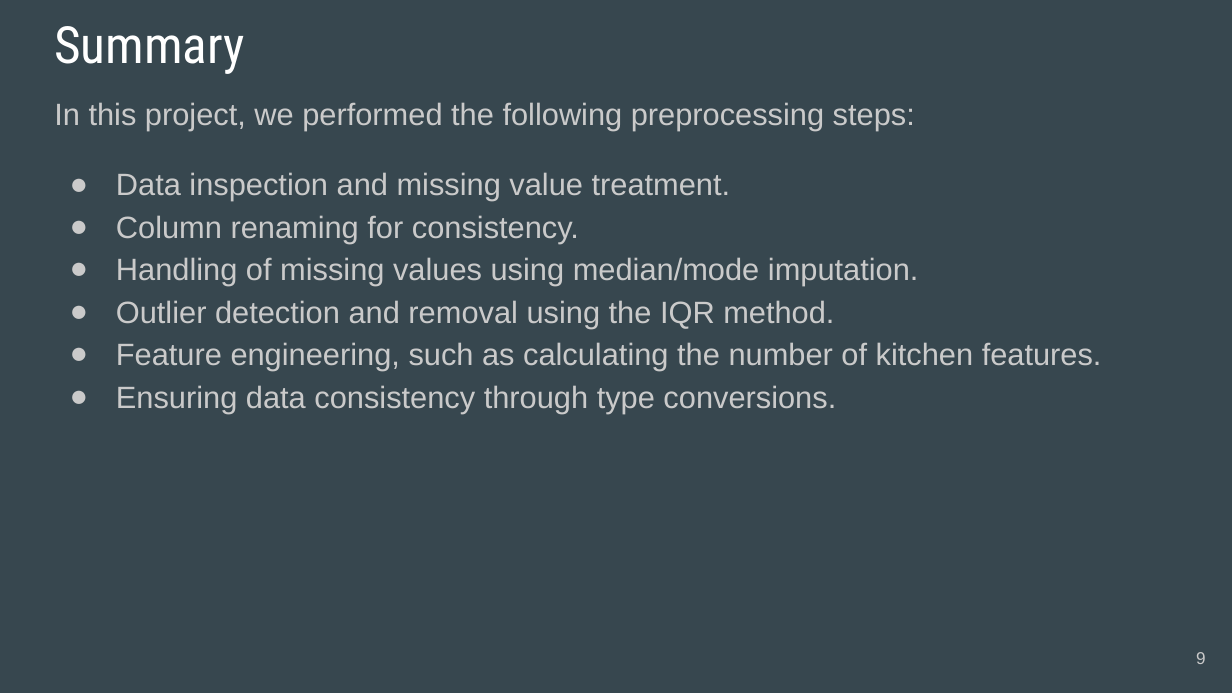
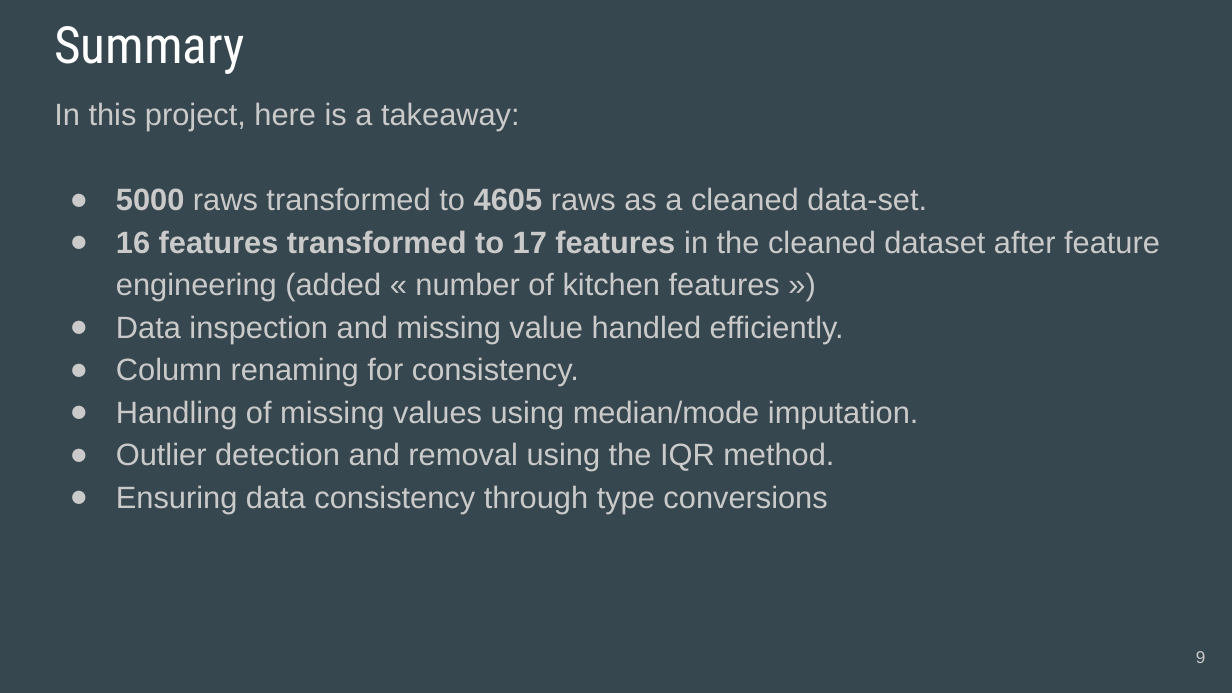
Before and after one commit to NyoYoAB/housingData_EDA, a slide deck: slide 9 of eda_presentation.pptx. Drawn at 1232x693 pixels with LibreOffice and Linux fonts; fonts in the diff are those of the drawing. Boxes give left, top, right and bottom in pixels: in the first picture for what was removed or moved away, otherwise in the second. Text is boxed around its words. In the diff, an @@ line names an element or a change of style, - is before the commit and + after.

Commit message:
Adding a project summary

```diff
--- a/eda_presentation.pptx
+++ b/eda_presentation.pptx
@@ text at [54,102,1160,343]: text changed @@
-In this project, we performed the following preprocessing steps:
-● Data inspection and missing value treatment.
+In this project, here is a takeaway:
+● 5000 raws transformed to 4605 raws as a cleaned data-set.
+● 16 features transformed to 17 features in the cleaned dataset after feature engineering (added « number of kitchen features »)
+● Data inspection and missing value handled efficiently.
@@ text at [116,485,827,513]: text changed @@
-● Feature engineering, such as calculating the number of kitchen features.
-● Ensuring data consistency through type conversions.
+● Ensuring data consistency through type conversions
```
Also in this commit, not shown: 4 other slides changed, 2 other files.
